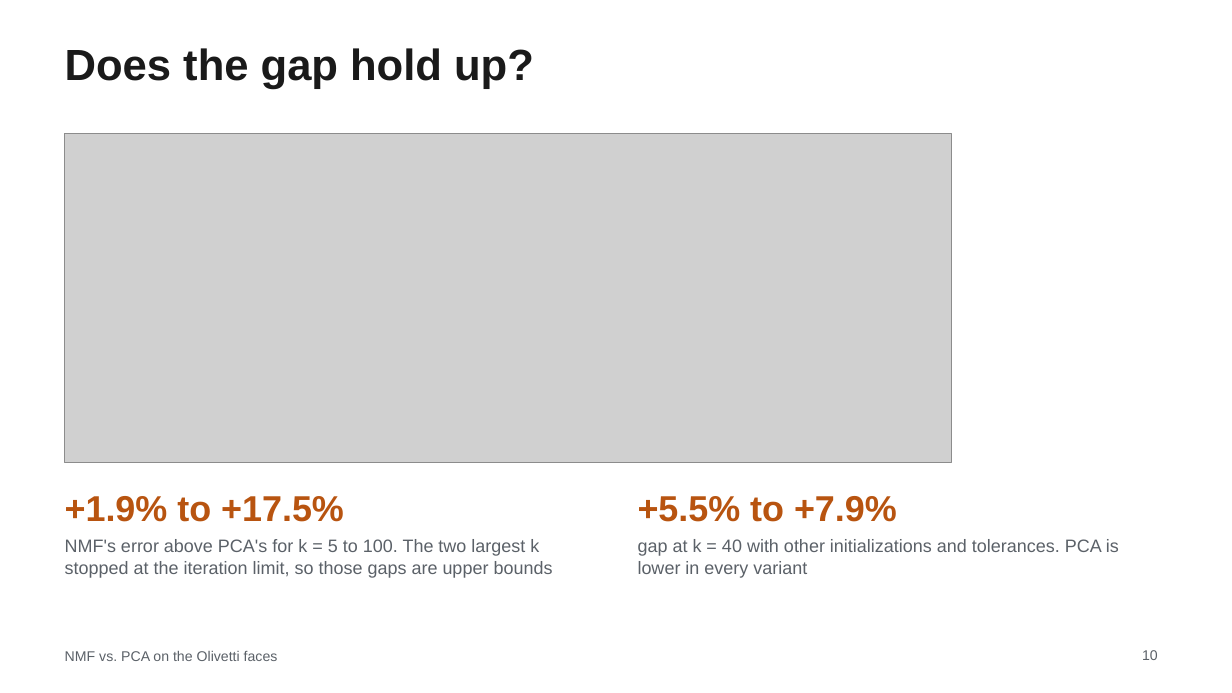
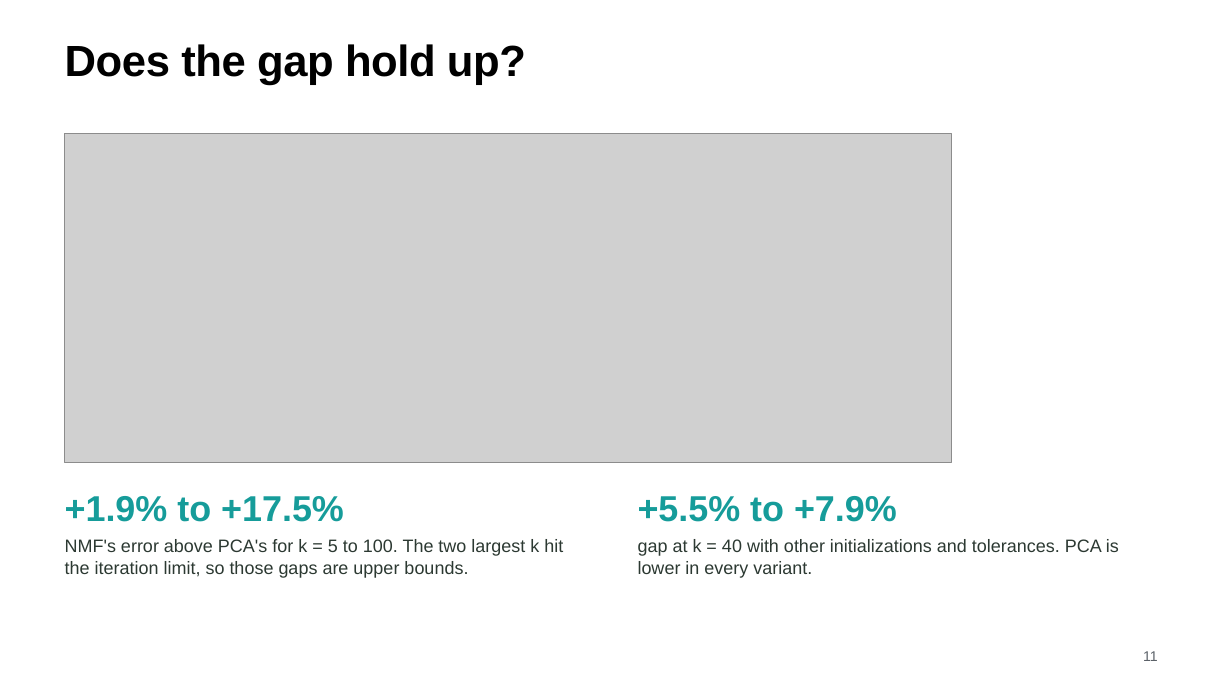
Before and after one commit to MachineWJQ6657/pca-vs-nmf, a slide deck: slide 11 of slides/STOR565_Slides.pptx (slide 10 before the commit). Drawn at 1232x693 pixels with LibreOffice and Linux fonts; fonts in the diff are those of the drawing; grey boxes stand for pictures. Boxes give left, top, right and bottom in pixels: in the first picture for what was removed or moved away, otherwise in the second. Text is boxed around its words. In the diff, an @@ line names an element or a change of style, - is before the commit and + after.

```diff
--- a/slides/STOR565_Slides.pptx
+++ b/slides/STOR565_Slides.pptx
@@ title "Does the gap hold up?" at [65, 44, 526, 85]: text colour #1A1A1A to #000000, letter spacing 0 to -0.3 pt; line spacing 1 to 0.95 @@
@@ text "+1.9% to +17.5%" at [65, 496, 344, 522]: text colour #B85410 to #169C9A @@
@@ text "+5.5% to +7.9%" at [638, 496, 897, 522]: text colour #B85410 to #169C9A @@
@@ text at [65, 539, 563, 578]: text changed; text colour #5B6168 to #2C3932 @@
-NMF's error above PCA's for k = 5 to 100. The two largest k stopped at the iteration limit, so those gaps are upper bounds
+NMF's error above PCA's for k = 5 to 100. The two largest k hit the iteration limit, so those gaps are upper bounds.
@@ text at [638, 539, 1119, 578]: text changed; text colour #5B6168 to #2C3932 @@
-gap at k = 40 with other initializations and tolerances. PCA is lower in every variant
+gap at k = 40 with other initializations and tolerances. PCA is lower in every variant.
@@ text removed at [65, 651, 278, 661] @@
-NMF vs. PCA on the Olivetti faces
@@ page number at [1143, 651, 1158, 661]: vertical alignment top to middle @@
@@ page number at [1143, 651, 1158, 661]: text changed @@
-10
+11
```
Also in this commit, not shown: 12 other slides changed, 1 slide added, 1 slide removed.
